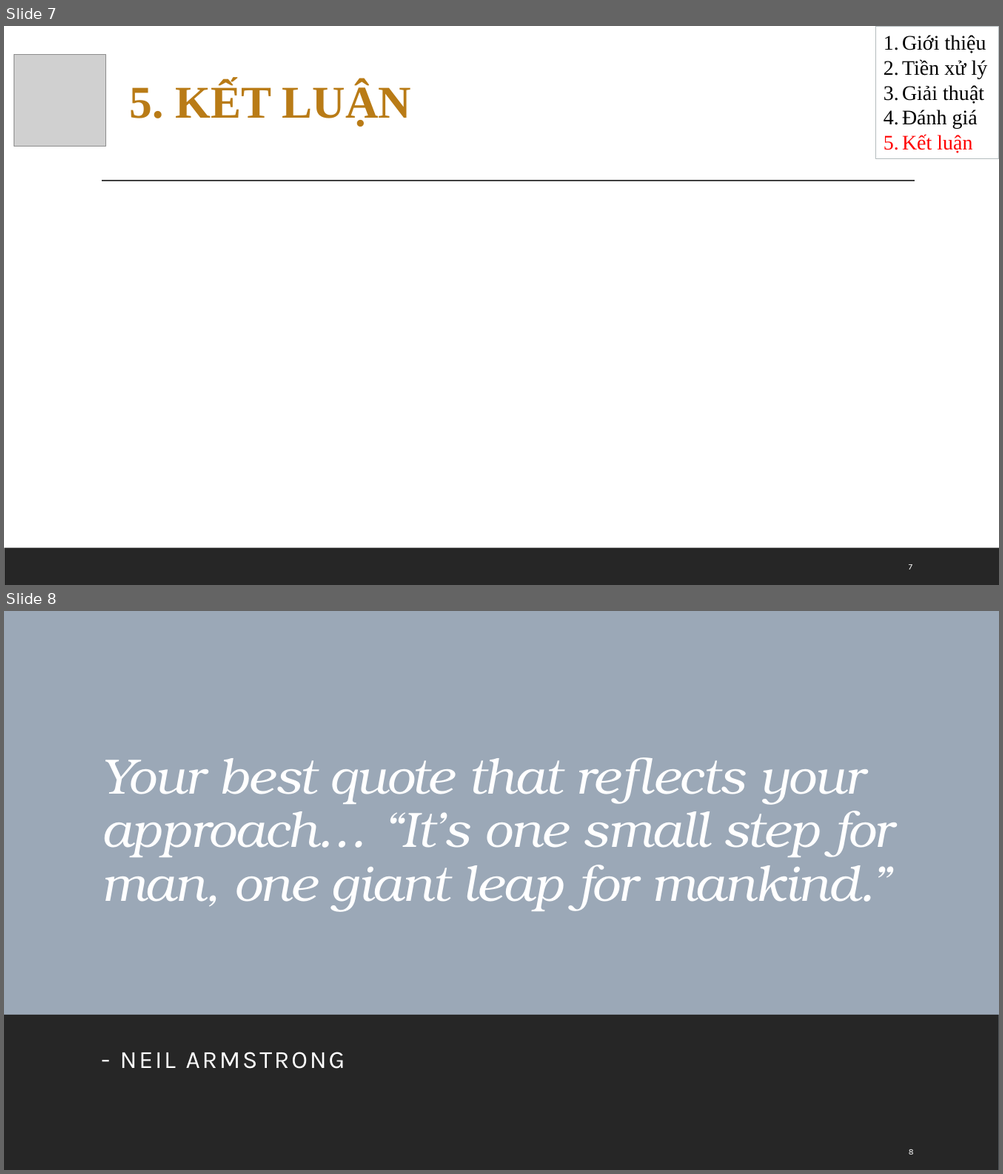
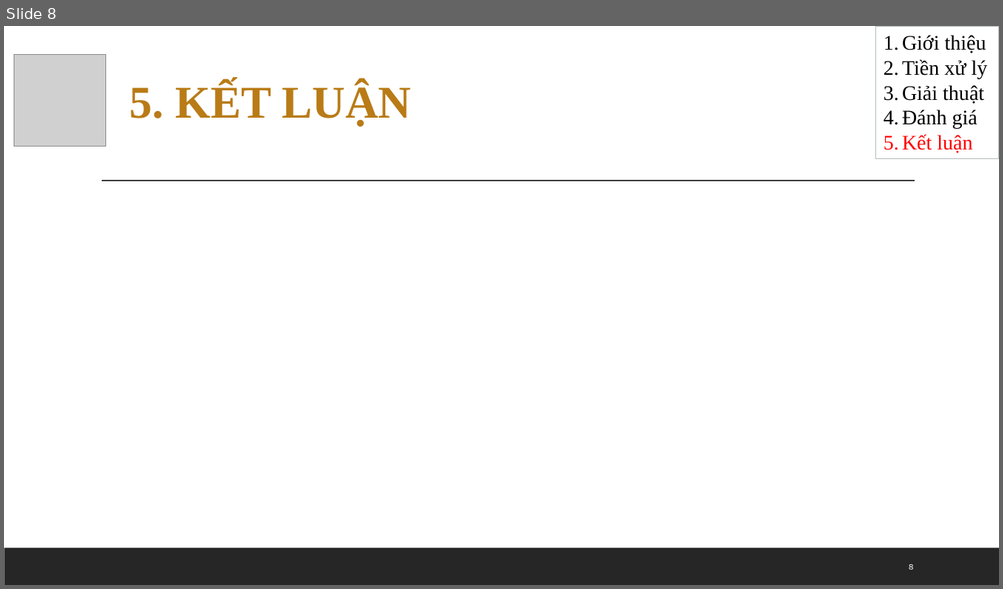
Before and after one commit to yllaw99/bike-sharing-predication-VN, a slide deck: btn-baocao.pptx. Shown one above the other, each under a label of ours: slides 7 and 8 before the commit, slide 8 after it. The pictures are 1003x1174 and 1003x589 pixels, drawn with LibreOffice and Linux fonts; fonts in the diff are those of the drawing; grey boxes stand for pictures. Boxes give left, top, right and bottom in pixels: in the first picture for what was removed or moved away, otherwise in the second. Text is boxed around its words. In the diff, an @@ line names an element or a change of style, - is before the commit and + after.

```diff
--- a/btn-baocao.pptx
+++ b/btn-baocao.pptx
@@ slide 8 removed at box(4, 611, 999, 1170), background #FFFFFF; not listed: 1 template element that a slide beside it also shows @@
@@ rectangle removed at box(4, 611, 999, 1170) @@
@@ title removed at box(101, 758, 893, 912) @@
-Your best quote that reflects your approach… “It’s one small step for man, one giant leap for mankind.”
@@ rectangle removed at box(4, 1015, 999, 1170) @@
@@ subtitle removed at box(120, 1052, 345, 1069) @@
-- NEIL ARMSTRONG
@@ page number removed at box(908, 1150, 913, 1155) @@
-8
@@ what was slide 7 is now slide 8 @@
@@ page number at box(908, 565, 913, 570): text changed @@
-7
+8
```
Also in this commit, not shown: 4 slides changed, 2 slides added, 1 other slide removed, 1 other file.
